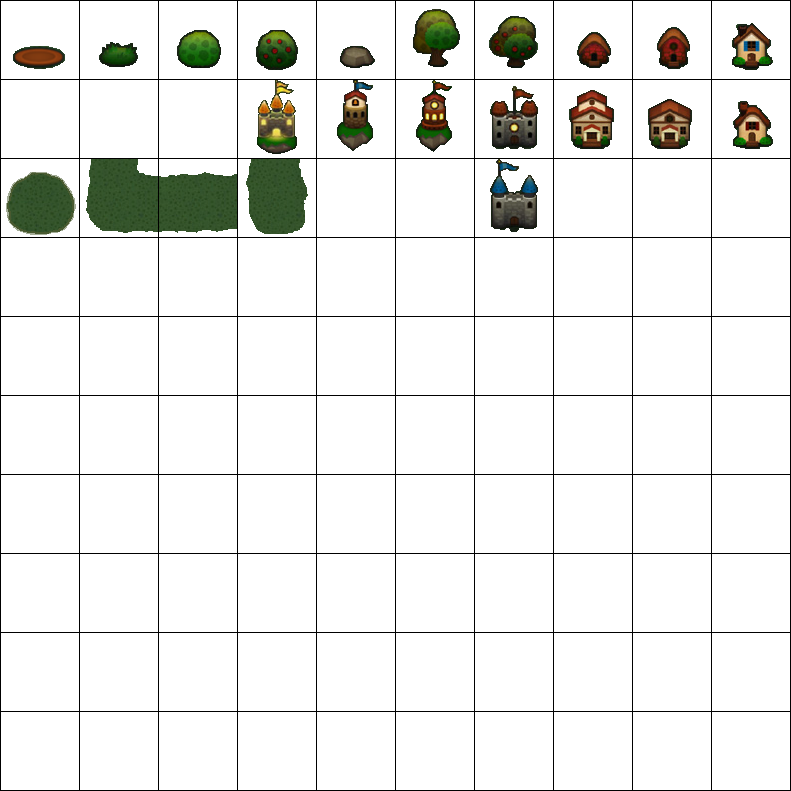
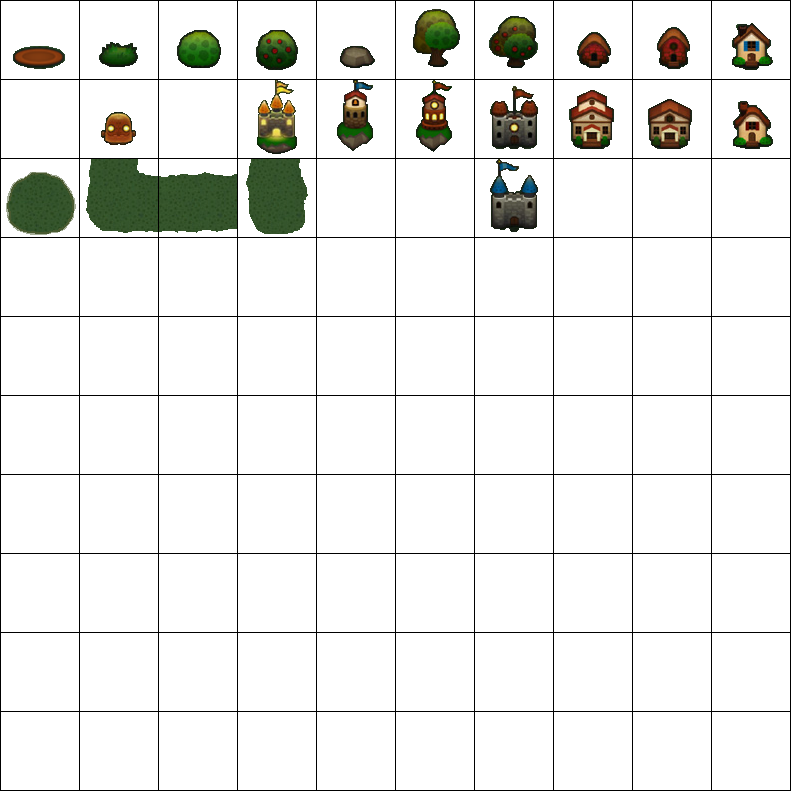
The second 791 x 791 image is a revision of the first. Changes to its layers:
added layer "Layer 23" above "Layer 15" over [101, 112, 136, 145]
painted on "Layer 15" over [101, 112, 136, 145]
